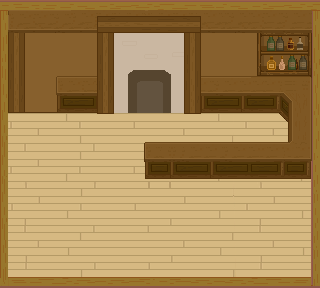
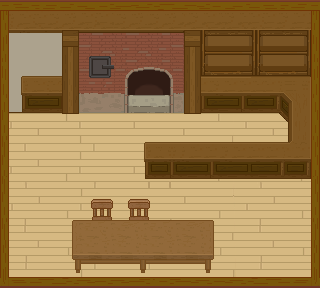
The second 320 × 288 image is a revision of the first. Changes to its layers:
moved "レイヤー3" above "レイヤー2", painted on it over <box>0,0,320,288</box>
moved "レイヤー2" above "レイヤー14", painted on it over <box>8,10,312,179</box>
hid "レイヤー14", moved it above "レイヤー13", painted on it over <box>8,21,111,251</box>
removed layer "レイヤー10" over <box>8,11,299,114</box>
removed layer "レイヤー9" over <box>97,13,201,113</box>
painted on "レイヤー13" over <box>72,16,214,273</box>
moved "レイヤー12" above "レイヤー15", painted on it over <box>61,96,150,242</box>
added layer "レイヤー15" above "レイヤー16" over <box>144,143,145,162</box>
added layer "レイヤー16" above "レイヤー17" over <box>114,31,159,33</box>
added layer "レイヤー17" above "レイヤー21" over <box>89,56,114,78</box>
added layer "レイヤー20" above "レイヤー19" over <box>80,94,177,105</box>
added layer "レイヤー19" (29%) above "レイヤー18" over <box>82,94,183,112</box>
added layer "レイヤー18" above "レイヤー11" over <box>79,93,184,113</box>
painted on "レイヤー11" over <box>8,10,312,113</box>
painted on "レイヤー6" over <box>144,143,145,162</box>
